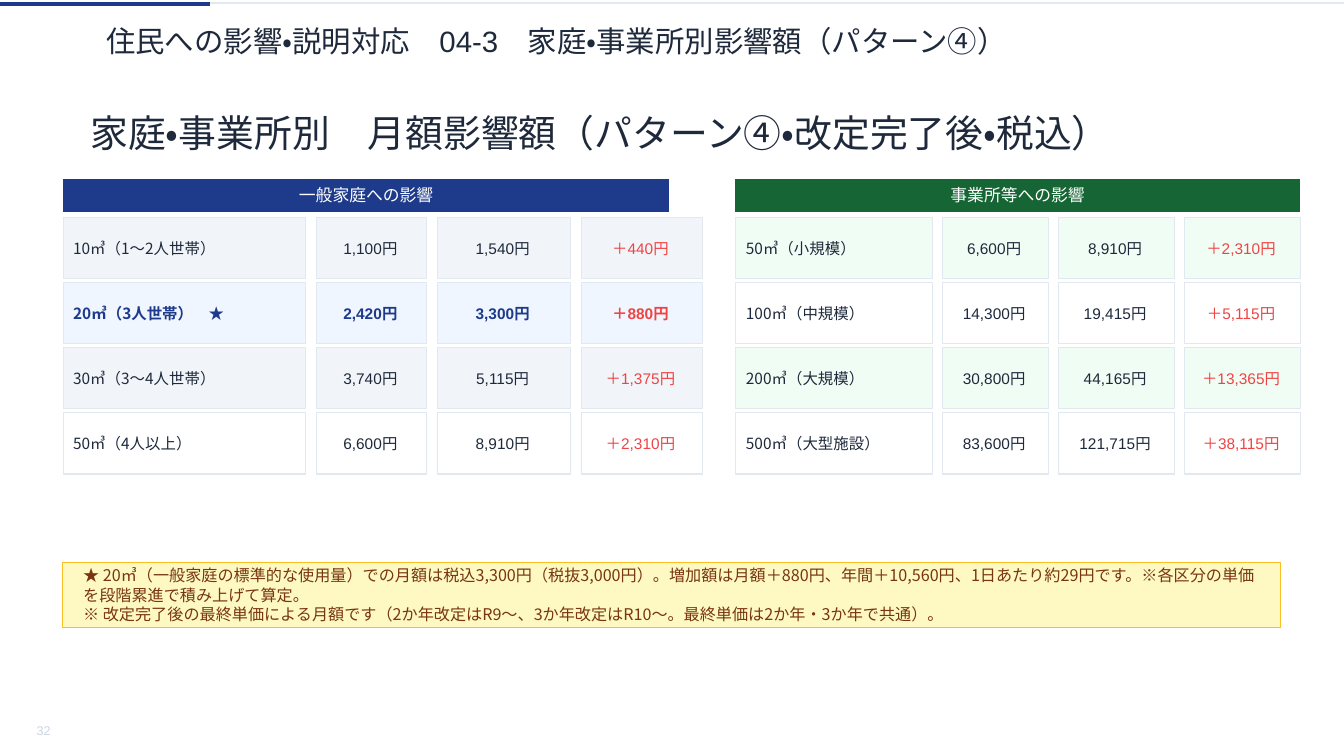
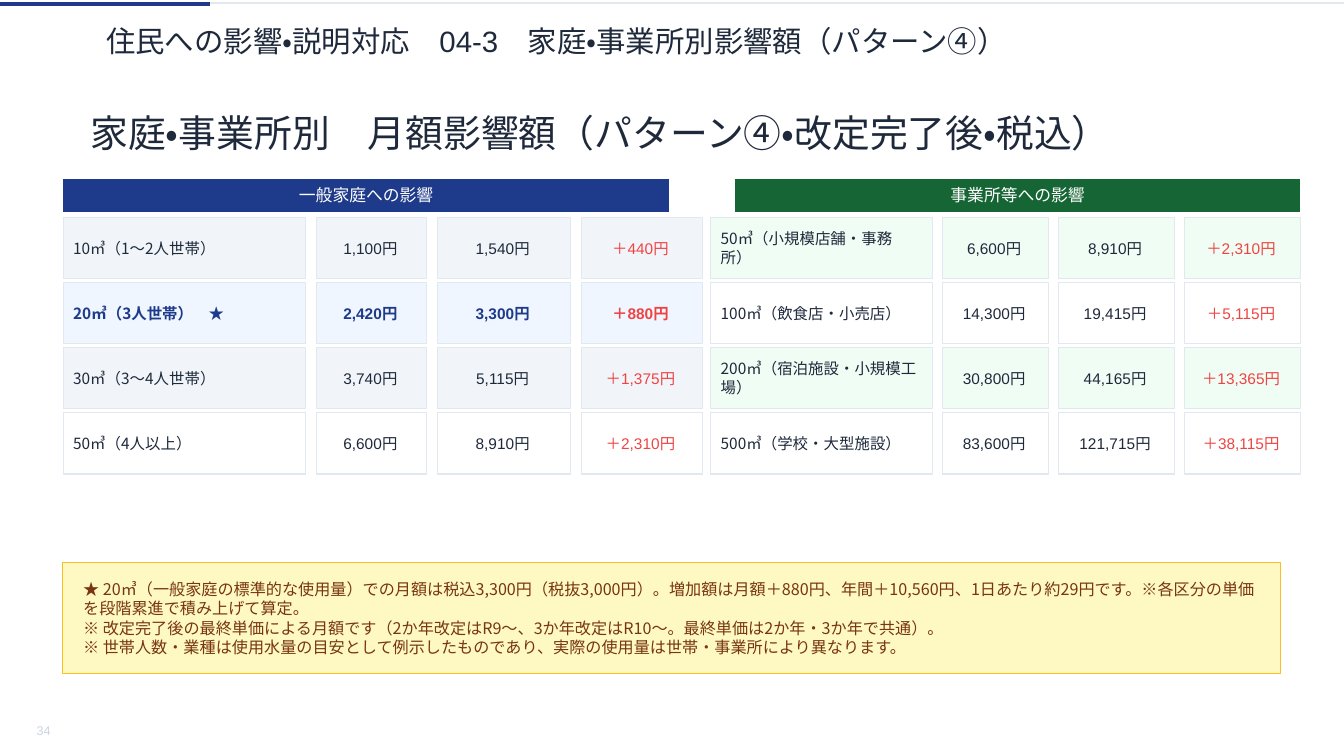
Before and after one commit to ryowakayama-gif/repository, a slide deck: slide 34 of rokko_sewage_council/output/六戸町_第2回審議会資料.pptx (slide 32 before the commit). Drawn at 1344x756 pixels with LibreOffice and Linux fonts; fonts in the diff are those of the drawing. Boxes give left, top, right and bottom in pixels: in the first picture for what was removed or moved away, otherwise in the second. Text is boxed around its words. In the diff, an @@ line names an element or a change of style, - is before the commit and + after.

```diff
--- a/rokko_sewage_council/output/六戸町_第2回審議会資料.pptx
+++ b/rokko_sewage_council/output/六戸町_第2回審議会資料.pptx
@@ freeform shape "50㎥（小規模店舗・事務所）" resized from (x1=736, y1=217, x2=933, y2=278) to (x1=711, y1=217, x2=933, y2=278) @@
@@ text in freeform shape at (x1=721, y1=230, x2=893, y2=265): text changed @@
-50㎥（小規模）
+50㎥（小規模店舗・事務所）
@@ freeform shape "100㎥（飲食店・小売店）" resized from (x1=736, y1=282, x2=933, y2=344) to (x1=711, y1=282, x2=933, y2=344) @@
@@ text in freeform shape at (x1=721, y1=305, x2=901, y2=321): text changed @@
-100㎥（中規模）
+100㎥（飲食店・小売店）
@@ freeform shape "200㎥（宿泊施設・小規模工場）" resized from (x1=736, y1=347, x2=933, y2=408) to (x1=711, y1=347, x2=933, y2=408) @@
@@ text in freeform shape at (x1=721, y1=360, x2=917, y2=395): text changed @@
-200㎥（大規模）
+200㎥（宿泊施設・小規模工場）
@@ freeform shape "500㎥（学校・大型施設）" resized from (x1=736, y1=412, x2=933, y2=474) to (x1=711, y1=412, x2=933, y2=474) @@
@@ text in freeform shape at (x1=721, y1=435, x2=901, y2=451): text changed @@
-500㎥（大型施設）
+500㎥（学校・大型施設）
@@ freeform shape "★ 20㎥（一般家庭の標準的な使用量）での月額は税込3,300円（税抜3,000円）。増加額は月額＋880円、年間＋10 ..." resized from (x1=64, y1=563, x2=1281, y2=627) to (x1=64, y1=563, x2=1281, y2=675) @@
@@ text in freeform shape at (x1=103, y1=639, x2=906, y2=655): paragraph added @@
+※ 世帯人数・業種は使用水量の目安として例示したものであり、実際の使用量は世帯・事業所により異なります。
@@ text in freeform shape at (x1=37, y1=727, x2=51, y2=735): text changed @@
-32
+34
```
Also in this commit, not shown: 32 other slides changed, 2 slides added, 7 other files.
